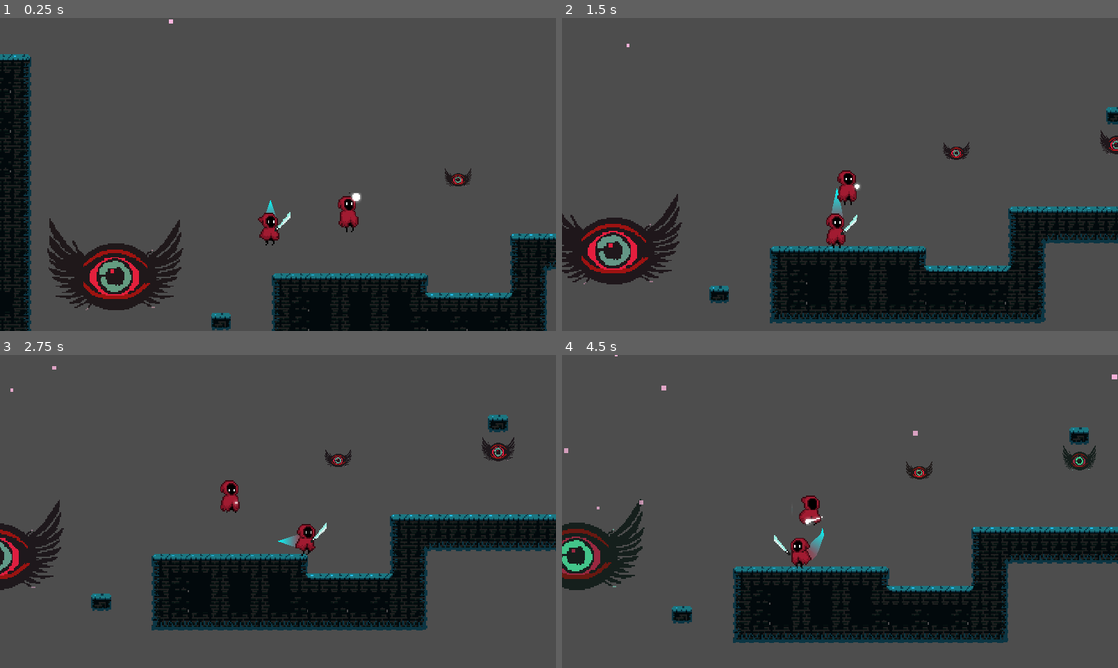
Above: before the commit, frames 1-4 (two rows, left to right).
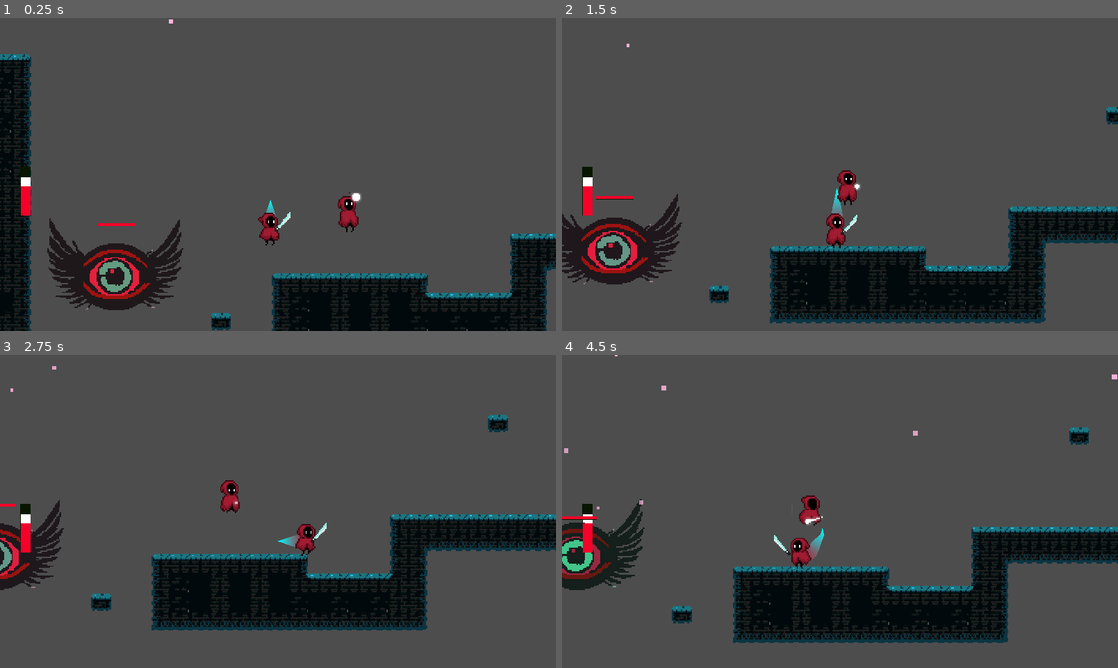
Above: after the commit, the same moments.

Repository: Driannn/AcerolaJam0
Game: Godot game, scene res://Scenes/Main scene/main_scene.tscn
Same seed, same stepped clock (60 frames per second), same inputs: the game is played once before the commit and once after it.
Inputs (mouse positions are in pixels of both pictures, inside the frame that each line leads up to):
- Up to frame 1 (0.25 s): no input
- Up to frame 2 (1.5 s): tap Enter (ui_accept) at 0.5 s; move the mouse to (962, 158) at 0.52 s; hold D (move_right) 0.53-1.28 s; tap X (attack) at 0.6 s; click (962, 158) at 0.67 s; tap Space (jump) at 0.77 s; move the mouse to (728, 190) at 1.27 s; hold S from 1.28 s (still down); tap F at 1.35 s
- Up to frame 3 (2.75 s): tap Space (jump) at 1.52 s; move the mouse to (333, 442) at 2.02 s; release S at 2.03 s; hold D (move_right) from 2.03 s (still down); tap X (attack) at 2.1 s
- Up to frame 4 (4.5 s): move the mouse to (812, 574) at 2.77 s; release D (move_right) at 2.78 s; hold W 2.78-3.53 s; tap F at 2.85, 4.35 s; click (812, 574) at 2.92 s; tap Space (jump) at 3.02, 3.77 s; move the mouse to (1006, 558) at 3.52 s; hold A (move_left) from 3.53 s (still down); tap X (attack) at 3.6 s; move the mouse to (673, 464) at 4.27 s

The runs differ from the first frame. In frame 1, 0.5% of the frame differs, in the area x 3-85%, y 47-67%; in frame 2, 0.7%; in frame 3, 0.7%; in frame 4, 0.8%, in the area x 0-97%, y 28-64%.

Commit message:
Basic enemies healthbar

Diff:
--- a/Assets/Scripts/MyHitBox.gd
+++ b/Assets/Scripts/MyHitBox.gd
@@ -1,7 +1,7 @@
 class_name MyHitBox
 extends Area2D
 
-@export var damage := 10
+@export var damage := 25
 
 func _init() -> void:
 	#Set the layer of this hit box to the number 2
--- a/Scenes/Entities/eye_enemy.gd
+++ b/Scenes/Entities/eye_enemy.gd
@@ -1,8 +1,19 @@
 extends Node2D
 
+@export var health := 100
+#@export var received_damage = 25
+
 @onready var ap := %AnimationPlayer
+@onready var health_bar = %HeathBar
+
+func _ready():
+	health_bar.init_health(health)
 
 func take_damage(amount: int) -> void:
 	ap.play("take_damage")
 	ap.queue("idle")
-	print ("Damage ", amount)
+	set_health(amount)
+
+##Updates enemies health bar
+func set_health(value):
+	health_bar.health -= value
--- a/Scenes/Entities/eye_enemy.tscn
+++ b/Scenes/Entities/eye_enemy.tscn
@@ -1,8 +1,9 @@
-[gd_scene load_steps=9 format=3 uid="uid://cldxd32efc4gh"]
+[gd_scene load_steps=10 format=3 uid="uid://cldxd32efc4gh"]
 
 [ext_resource type="Script" path="res://Scenes/Entities/eye_enemy.gd" id="1_2ixle"]
 [ext_resource type="Texture2D" uid="uid://y5nofrxknf74" path="res://Assets/Character/Eye try 2 test.png" id="1_7xmje"]
 [ext_resource type="Script" path="res://Assets/Scripts/MyHurtBox.gd" id="2_83kp3"]
+[ext_resource type="PackedScene" uid="uid://4far1tugdhd" path="res://Scenes/UI/heath_bar.tscn" id="4_qwtri"]
 
 [sub_resource type="CircleShape2D" id="CircleShape2D_p13l0"]
 radius = 41.0488
@@ -107,3 +108,11 @@
 "": SubResource("AnimationLibrary_blspn")
 }
 autoplay = "idle"
+
+[node name="HeathBar" parent="." instance=ExtResource("4_qwtri")]
+unique_name_in_owner = true
+offset_left = -13.0
+offset_top = -38.0
+offset_right = 221.0
+offset_bottom = -30.0
+scale = Vector2(0.128285, 0.261161)
--- a/Scenes/Main scene/main_scene.tscn
+++ b/Scenes/Main scene/main_scene.tscn
@@ -53,14 +53,6 @@
 
 [node name="EyeEnemy2" parent="EntityContainer/Enemies" instance=ExtResource("7_rwyoi")]
 position = Vector2(832, 157)
-
-[node name="EyeEnemy3" parent="EntityContainer/Enemies" instance=ExtResource("7_rwyoi")]
-position = Vector2(247, 133)
-scale = Vector2(0.199999, 0.199999)
-
-[node name="EyeEnemy5" parent="EntityContainer/Enemies" instance=ExtResource("7_rwyoi")]
-position = Vector2(376, 126)
-scale = Vector2(0.246765, 0.274661)
 
 [node name="EyeEnemy4" parent="EntityContainer/Enemies" instance=ExtResource("7_rwyoi")]
 position = Vector2(-30, 207)
--- a/Scenes/Player/my_player.tscn
+++ b/Scenes/Player/my_player.tscn
@@ -1,8 +1,9 @@
-[gd_scene load_steps=15 format=3 uid="uid://bubsfc3tvkdsb"]
+[gd_scene load_steps=16 format=3 uid="uid://bubsfc3tvkdsb"]
 
 [ext_resource type="Texture2D" uid="uid://clh5e1uwbbtv0" path="res://Assets/Character/AnimationSheet_Character_byPenzilla.png" id="1_8w7mu"]
 [ext_resource type="Script" path="res://Scenes/Player/my_player.gd" id="1_ggs3h"]
 [ext_resource type="Script" path="res://addons/phantom_camera/scripts/phantom_camera_host/phantom_camera_host.gd" id="3_a8wne"]
+[ext_resource type="PackedScene" uid="uid://4far1tugdhd" path="res://Scenes/UI/heath_bar.tscn" id="4_2c6ax"]
 [ext_resource type="PackedScene" uid="uid://3rebuh30qoem" path="res://Scenes/Items/weapon_sword.tscn" id="4_kf80v"]
 [ext_resource type="Script" path="res://Scenes/Player/ObjectTrail.gd" id="5_p5b07"]
 
@@ -146,6 +147,14 @@
 [node name="PhantomCameraHost" type="Node" parent="Camera2D"]
 script = ExtResource("3_a8wne")
 
+[node name="HeathBar" parent="Camera2D" instance=ExtResource("4_2c6ax")]
+offset_left = -207.0
+offset_top = 33.0
+offset_right = 38.0
+offset_bottom = 48.0
+rotation = -1.5708
+scale = Vector2(0.158147, 0.494211)
+
 [node name="AnimationPlayer" type="AnimationPlayer" parent="."]
 unique_name_in_owner = true
 libraries = {
--- /dev/null
+++ b/Scenes/UI/heath_bar.gd
@@ -0,0 +1,41 @@
+extends ProgressBar
+
+#tutorial for this
+#https://www.youtube.com/watch?v=f90ieBOoIYQ
+
+@onready var damage_bar = %DamageBar
+@onready var timer = %Timer
+
+var health = 0 : set = _set_health
+
+##Called everytime the var health is changed
+func _set_health(new_health):
+	var prev_health = health
+	health = min(max_value, new_health)
+	value = health
+
+	if health <= 0:
+		#queue_free()
+
+		#Destroy parent game object
+		$"..".queue_free()
+
+	if health < prev_health:
+		timer.start()
+	#In case of healing
+	else:
+		damage_bar.value = health
+
+
+##Initialize health on max
+func init_health(_health):
+	health = _health
+	max_value = health
+	value = health
+
+	damage_bar.max_value = health
+	damage_bar.value = health
+
+
+func _on_timer_timeout():
+	damage_bar.value = health
--- /dev/null
+++ b/Scenes/UI/heath_bar.tscn
@@ -0,0 +1,52 @@
+[gd_scene load_steps=6 format=3 uid="uid://4far1tugdhd"]
+
+[ext_resource type="Script" path="res://Scenes/UI/heath_bar.gd" id="1_f2586"]
+
+[sub_resource type="StyleBoxEmpty" id="StyleBoxEmpty_hu5g1"]
+
+[sub_resource type="StyleBoxFlat" id="StyleBoxFlat_paoep"]
+bg_color = Color(0.964706, 0, 0.160784, 1)
+
+[sub_resource type="StyleBoxFlat" id="StyleBoxFlat_fcrsq"]
+bg_color = Color(0.0313726, 0.0862745, 0, 1)
+expand_margin_left = 1.0
+expand_margin_top = 1.0
+expand_margin_right = 1.0
+expand_margin_bottom = 1.0
+shadow_color = Color(0, 0, 0, 0.266667)
+shadow_offset = Vector2(0, 1)
+
+[sub_resource type="StyleBoxFlat" id="StyleBoxFlat_55nes"]
+bg_color = Color(1, 1, 1, 1)
+
+[node name="HeathBar" type="ProgressBar"]
+z_index = 1
+offset_left = 11.0
+offset_top = 7.0
+offset_right = 245.0
+offset_bottom = 15.0
+theme_override_styles/background = SubResource("StyleBoxEmpty_hu5g1")
+theme_override_styles/fill = SubResource("StyleBoxFlat_paoep")
+value = 60.0
+show_percentage = false
+script = ExtResource("1_f2586")
+
+[node name="DamageBar" type="ProgressBar" parent="."]
+unique_name_in_owner = true
+z_index = -1
+layout_mode = 1
+anchors_preset = 15
+anchor_right = 1.0
+anchor_bottom = 1.0
+grow_horizontal = 2
+grow_vertical = 2
+theme_override_styles/background = SubResource("StyleBoxFlat_fcrsq")
+theme_override_styles/fill = SubResource("StyleBoxFlat_55nes")
+value = 80.0
+show_percentage = false
+
+[node name="Timer" type="Timer" parent="."]
+unique_name_in_owner = true
+wait_time = 0.4
+
+[connection signal="timeout" from="Timer" to="." method="_on_timer_timeout"]
